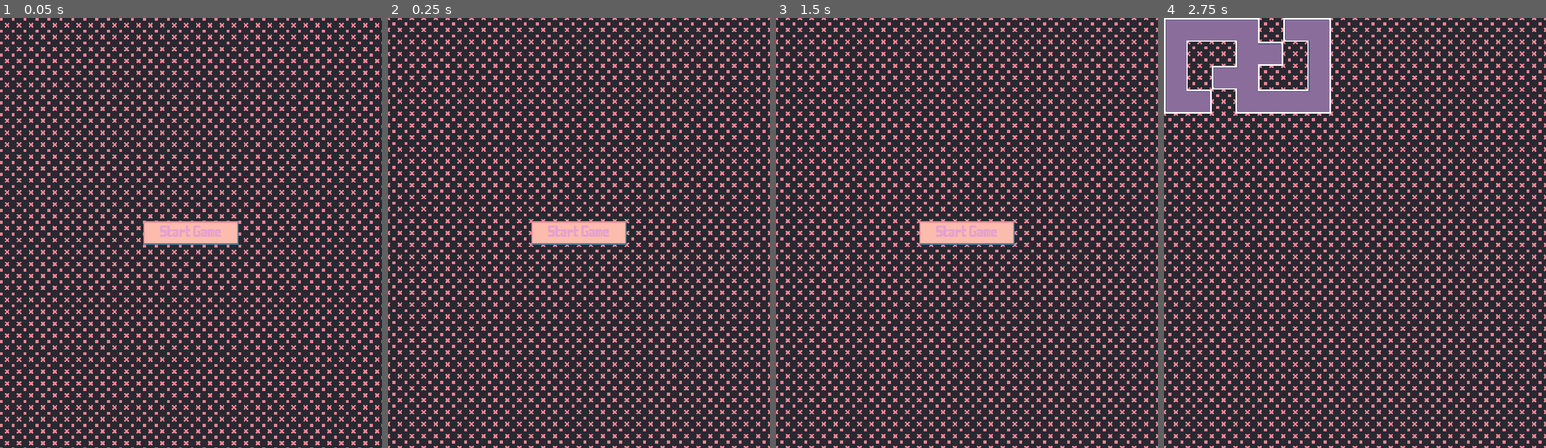
Above: before the commit, frames 1-4 (left to right).
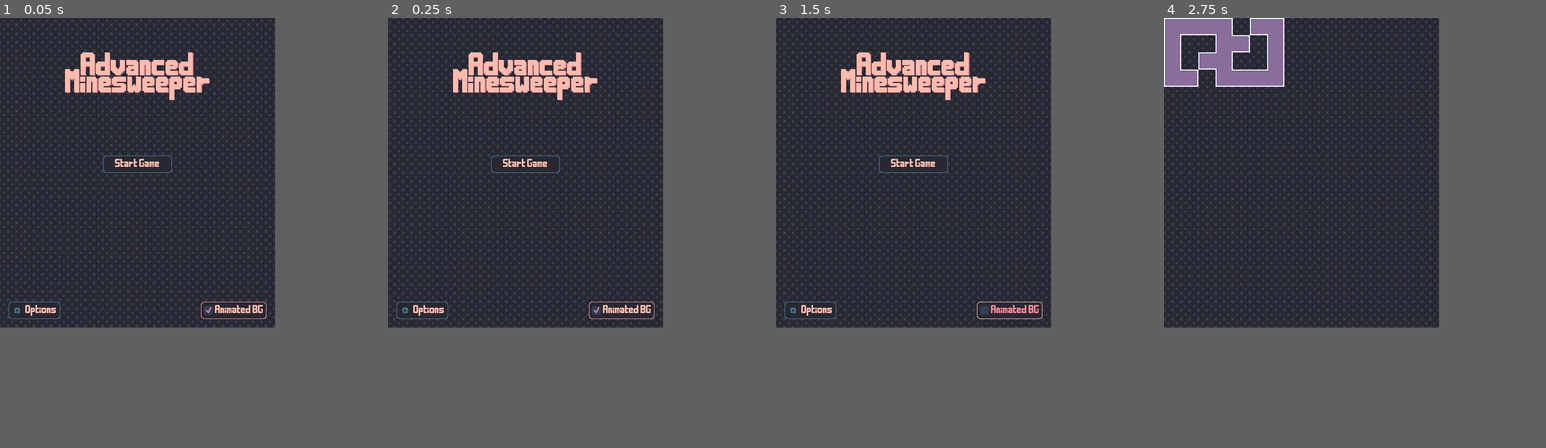
Above: after the commit, the same moments.

Repository: Kayno0o/minimalist-minesweeper
Game: Godot game, scene res://scenes/menu/main_menu/main_menu.tscn
Same seed, same stepped clock (60 frames per second), same inputs: the game is played once before the commit and once after it.
Inputs (mouse positions are in pixels of both pictures, inside the frame that each line leads up to):
- Up to frame 1 (0.05 s): no input
- Up to frame 2 (0.25 s): no input
- Up to frame 3 (1.5 s): click (821, 422) at 0.5 s, where only the run after the commit has a clickable "Options"; click (1100, 422) at 1.25 s, where only the run after the commit has a clickable "Animated BG"
- Up to frame 4 (2.75 s): click "Start Game" at 2 s
The window is 711x800 before the commit and 512x576 after it. Grey fills any space a smaller window leaves; there, only what the larger window draws over its background counts as a difference.

The runs differ from the first frame. In frame 1, 27% of the frame differs, in the area x 0-100%, y 0-100%; in frame 2, 27%; in frame 3, 27%; in frame 4, 28%.

Commit message:
feat: main menu WIP

Diff:
--- /dev/null
+++ b/assets/shaders/background.gdshader
@@ -0,0 +1,19 @@
+shader_type canvas_item;
+
+uniform vec2 region_size = vec2(16.0, 16.0); // Size of the region to tile
+uniform vec2 region_position = vec2(32.0, 0.0);
+global uniform bool animated_background;
+
+void fragment() {
+	vec2 texture_size = vec2(textureSize(TEXTURE, 0));
+
+	if (!animated_background) {
+    	COLOR = texture(TEXTURE, (mod(UV * texture_size, region_size) + region_position) / texture_size);
+	} else {
+	    // Get pixel coordinates in texture space
+	    vec2 uv = mod((UV + TIME/8.0) * texture_size, region_size);
+
+	    // Sample the texture with the new UV coordinates
+	    COLOR = texture(TEXTURE, (uv + region_position) / texture_size);
+	}
+}
--- a/assets/shaders/offset.gdshader
+++ /dev/null
@@ -1,20 +0,0 @@
-shader_type canvas_item;
-
-uniform float offset_speed = 0.00005;
-uniform vec2 region_size = vec2(16.0, 16.0); // Size of the region to tile
-uniform vec2 total_texture_size = vec2(128.0, 128.0); // Total size of the texture
-uniform vec2 region_position = vec2(32.0, 0.0);
-
-void fragment() {
-    // Convert UV to pixel space relative to the total texture size
-    vec2 uv = UV * total_texture_size;
-
-    // Restrict to the region you want to display (first 16x16 pixels in this case)
-    uv = mod(uv + TIME * offset_speed * total_texture_size.x, region_size) + region_position;
-
-    // Normalize UV back to [0, 1] range relative to the total texture size
-    uv /= total_texture_size;
-
-    // Sample the texture
-    COLOR = texture(TEXTURE, uv);
-}
--- a/assets/ui/bg.tres
+++ /dev/null
@@ -1,7 +0,0 @@
-[gd_resource type="AtlasTexture" load_steps=2 format=3 uid="uid://ddf1akjt0ix3x"]
-
-[ext_resource type="Texture2D" uid="uid://dvst1mvub3t2n" path="res://assets/ui/ui.png" id="1_6qvu7"]
-
-[resource]
-atlas = ExtResource("1_6qvu7")
-region = Rect2(32, 0, 16, 16)
--- a/assets/ui/theme.tres
+++ b/assets/ui/theme.tres
@@ -1,14 +1,46 @@
-[gd_resource type="Theme" load_steps=7 format=3 uid="uid://dhq8le66f6khp"]
+[gd_resource type="Theme" load_steps=12 format=3 uid="uid://dhq8le66f6khp"]
 
 [ext_resource type="Texture2D" uid="uid://dvst1mvub3t2n" path="res://assets/ui/ui.png" id="1_oetkk"]
 
-[sub_resource type="StyleBoxTexture" id="StyleBoxTexture_tnh4u"]
+[sub_resource type="StyleBoxTexture" id="StyleBoxTexture_n76ht"]
 texture = ExtResource("1_oetkk")
-texture_margin_left = 4.0
-texture_margin_top = 4.0
-texture_margin_right = 4.0
-texture_margin_bottom = 4.0
+texture_margin_left = 6.0
+texture_margin_top = 6.0
+texture_margin_right = 6.0
+texture_margin_bottom = 6.0
+region_rect = Rect2(64, 32, 16, 16)
+
+[sub_resource type="StyleBoxTexture" id="StyleBoxTexture_5ogqb"]
+texture = ExtResource("1_oetkk")
+texture_margin_left = 6.0
+texture_margin_top = 6.0
+texture_margin_right = 6.0
+texture_margin_bottom = 6.0
+region_rect = Rect2(80, 32, 16, 16)
+
+[sub_resource type="StyleBoxTexture" id="StyleBoxTexture_hcquo"]
+texture = ExtResource("1_oetkk")
+texture_margin_left = 6.0
+texture_margin_top = 6.0
+texture_margin_right = 6.0
+texture_margin_bottom = 6.0
 region_rect = Rect2(32, 32, 16, 16)
+
+[sub_resource type="StyleBoxTexture" id="StyleBoxTexture_a6v33"]
+texture = ExtResource("1_oetkk")
+texture_margin_left = 6.0
+texture_margin_top = 6.0
+texture_margin_right = 6.0
+texture_margin_bottom = 6.0
+region_rect = Rect2(48, 32, 16, 16)
+
+[sub_resource type="AtlasTexture" id="AtlasTexture_ogpyh"]
+atlas = ExtResource("1_oetkk")
+region = Rect2(32, 128, 16, 16)
+
+[sub_resource type="AtlasTexture" id="AtlasTexture_26l6h"]
+atlas = ExtResource("1_oetkk")
+region = Rect2(16, 128, 16, 16)
 
 [sub_resource type="AtlasTexture" id="AtlasTexture_5rgmq"]
 region = Rect2(0, 0, 32, 16)
@@ -23,19 +55,22 @@
 region = Rect2(32, 16, 32, 16)
 
 [resource]
-Button/colors/font_color = Color(0.901961, 0.631373, 0.811765, 1)
-Button/colors/font_disabled_color = Color(0.301961, 0.301961, 0.501961, 1)
-Button/colors/font_focus_color = Color(0.301961, 0.301961, 0.501961, 1)
-Button/colors/font_hover_color = Color(0.301961, 0.301961, 0.501961, 1)
-Button/colors/font_hover_pressed_color = Color(0.301961, 0.301961, 0.501961, 1)
-Button/colors/font_pressed_color = Color(0.301961, 0.301961, 0.501961, 1)
-Button/styles/disabled = SubResource("StyleBoxTexture_tnh4u")
-Button/styles/focus = SubResource("StyleBoxTexture_tnh4u")
-Button/styles/hover = SubResource("StyleBoxTexture_tnh4u")
-Button/styles/hover_pressed = SubResource("StyleBoxTexture_tnh4u")
-Button/styles/normal = SubResource("StyleBoxTexture_tnh4u")
-Button/styles/pressed = SubResource("StyleBoxTexture_tnh4u")
+Button/colors/font_color = Color(0.984314, 0.733333, 0.678431, 1)
+Button/colors/font_disabled_color = Color(0.160784, 0.156863, 0.192157, 1)
+Button/colors/font_focus_color = Color(0.933333, 0.52549, 0.584314, 1)
+Button/colors/font_hover_color = Color(0.933333, 0.52549, 0.584314, 1)
+Button/colors/font_hover_pressed_color = Color(0.933333, 0.52549, 0.584314, 1)
+Button/colors/font_pressed_color = Color(0.984314, 0.733333, 0.678431, 1)
+Button/styles/disabled = SubResource("StyleBoxTexture_n76ht")
+Button/styles/focus = SubResource("StyleBoxTexture_5ogqb")
+Button/styles/hover = SubResource("StyleBoxTexture_hcquo")
+Button/styles/hover_pressed = SubResource("StyleBoxTexture_a6v33")
+Button/styles/normal = SubResource("StyleBoxTexture_hcquo")
+Button/styles/pressed = SubResource("StyleBoxTexture_a6v33")
+CheckBox/icons/checked = SubResource("AtlasTexture_ogpyh")
+CheckBox/icons/unchecked = SubResource("AtlasTexture_26l6h")
 CheckButton/icons/checked = SubResource("AtlasTexture_5rgmq")
 CheckButton/icons/checked_disabled = SubResource("AtlasTexture_m7ftp")
 CheckButton/icons/unchecked = SubResource("AtlasTexture_ien5k")
 CheckButton/icons/unchecked_disabled = SubResource("AtlasTexture_dse2n")
+Label/colors/font_color = Color(0.984314, 0.733333, 0.678431, 1)
--- a/project.godot
+++ b/project.godot
@@ -13,15 +13,15 @@
 config/name="Advanced Minesweeper"
 run/main_scene="res://scenes/menu/main_menu/main_menu.tscn"
 config/features=PackedStringArray("4.3", "GL Compatibility")
+boot_splash/show_image=false
 config/icon="res://icon.svg"
 
 [display]
 
-window/size/viewport_width=1024
-window/size/viewport_height=1152
-window/stretch/mode="canvas_items"
+window/size/viewport_width=512
+window/size/viewport_height=576
+window/stretch/mode="viewport"
 window/stretch/aspect="expand"
-window/stretch/scale=2.0
 window/handheld/orientation=1
 
 [gui]
@@ -56,3 +56,10 @@
 textures/canvas_textures/default_texture_filter=0
 renderer/rendering_method="gl_compatibility"
 renderer/rendering_method.mobile="gl_compatibility"
+
+[shader_globals]
+
+animated_background={
+"type": "bool",
+"value": true
+}
--- a/scenes/menu/background.tscn
+++ b/scenes/menu/background.tscn
@@ -1,16 +1,14 @@
 [gd_scene load_steps=4 format=3 uid="uid://bclavqqpokmq2"]
 
-[ext_resource type="Shader" path="res://assets/shaders/offset.gdshader" id="1_03la4"]
+[ext_resource type="Shader" path="res://assets/shaders/background.gdshader" id="1_03la4"]
 [ext_resource type="Texture2D" uid="uid://dvst1mvub3t2n" path="res://assets/ui/ui.png" id="2_mxwhm"]
 
 [sub_resource type="ShaderMaterial" id="ShaderMaterial_y0sn1"]
 shader = ExtResource("1_03la4")
-shader_parameter/offset_speed = 1.0
 shader_parameter/region_size = Vector2(16, 16)
-shader_parameter/total_texture_size = Vector2(128, 128)
 shader_parameter/region_position = Vector2(32, 0)
 
-[node name="Background" type="NinePatchRect"]
+[node name="Background" type="TextureRect"]
 material = SubResource("ShaderMaterial_y0sn1")
 anchors_preset = 15
 anchor_right = 1.0
@@ -18,6 +16,4 @@
 grow_horizontal = 2
 grow_vertical = 2
 texture = ExtResource("2_mxwhm")
-region_rect = Rect2(32, 0, 16, 16)
-axis_stretch_horizontal = 1
-axis_stretch_vertical = 1
+stretch_mode = 1
--- /dev/null
+++ b/scenes/menu/main_menu/check_button.gd
@@ -0,0 +1,11 @@
+extends CheckBox
+
+
+# Called when the node enters the scene tree for the first time.
+func _ready() -> void:
+	pass # Replace with function body.
+
+
+# Called every frame. 'delta' is the elapsed time since the previous frame.
+func _process(delta: float) -> void:
+	pass
--- a/scenes/menu/main_menu/main_menu.gd
+++ b/scenes/menu/main_menu/main_menu.gd
@@ -4,3 +4,7 @@
 
 func _on_start_pressed() -> void:
 	get_tree().change_scene_to_packed(game)
+
+
+func _on_check_button_toggled(toggled_on: bool) -> void:
+	RenderingServer.global_shader_parameter_set("animated_background", toggled_on)
--- a/scenes/menu/main_menu/main_menu.tscn
+++ b/scenes/menu/main_menu/main_menu.tscn
@@ -1,7 +1,33 @@
-[gd_scene load_steps=3 format=3 uid="uid://4kuxresjq8q1"]
+[gd_scene load_steps=12 format=3 uid="uid://4kuxresjq8q1"]
 
 [ext_resource type="Script" path="res://scenes/menu/main_menu/main_menu.gd" id="1_jg4ee"]
 [ext_resource type="PackedScene" uid="uid://bclavqqpokmq2" path="res://scenes/menu/background.tscn" id="2_r8t1q"]
+[ext_resource type="Theme" uid="uid://dhq8le66f6khp" path="res://assets/ui/theme.tres" id="3_rhcb6"]
+[ext_resource type="Texture2D" uid="uid://dvst1mvub3t2n" path="res://assets/ui/ui.png" id="4_khul5"]
+[ext_resource type="Script" path="res://scenes/menu/main_menu/check_button.gd" id="4_olf13"]
+
+[sub_resource type="InputEventKey" id="InputEventKey_x0igr"]
+device = -1
+keycode = 4194309
+
+[sub_resource type="InputEventKey" id="InputEventKey_rxl00"]
+device = -1
+keycode = 32
+unicode = 32
+
+[sub_resource type="Shortcut" id="Shortcut_tuptg"]
+events = [SubResource("InputEventKey_x0igr"), SubResource("InputEventKey_rxl00")]
+
+[sub_resource type="InputEventKey" id="InputEventKey_csbqa"]
+device = -1
+keycode = 4194305
+
+[sub_resource type="Shortcut" id="Shortcut_g0s7b"]
+events = [SubResource("InputEventKey_csbqa")]
+
+[sub_resource type="AtlasTexture" id="AtlasTexture_aj7b3"]
+atlas = ExtResource("4_khul5")
+region = Rect2(16, 80, 16, 16)
 
 [node name="MainMenu" type="Control"]
 layout_mode = 3
@@ -15,6 +41,24 @@
 [node name="Background" parent="." instance=ExtResource("2_r8t1q")]
 layout_mode = 1
 
+[node name="Label" type="Label" parent="."]
+layout_mode = 1
+anchors_preset = 5
+anchor_left = 0.5
+anchor_right = 0.5
+offset_left = -152.0
+offset_top = 64.0
+offset_right = 152.0
+offset_bottom = 160.0
+grow_horizontal = 2
+theme = ExtResource("3_rhcb6")
+theme_override_colors/font_shadow_color = Color(0.933333, 0.52549, 0.584314, 1)
+theme_override_constants/line_spacing = -25
+theme_override_font_sizes/font_size = 45
+text = "Advanced
+Minesweeper"
+horizontal_alignment = 1
+
 [node name="StartButton" type="Button" parent="."]
 layout_mode = 1
 anchors_preset = 8
@@ -23,11 +67,47 @@
 anchor_right = 0.5
 anchor_bottom = 0.5
 offset_left = -64.0
-offset_top = -16.0
+offset_top = -32.0
 offset_right = 64.0
-offset_bottom = 16.0
 grow_horizontal = 2
 grow_vertical = 2
+theme = ExtResource("3_rhcb6")
+shortcut = SubResource("Shortcut_tuptg")
 text = "Start Game"
 
+[node name="SettingsButton" type="Button" parent="."]
+layout_mode = 1
+anchors_preset = 2
+anchor_top = 1.0
+anchor_bottom = 1.0
+offset_left = 16.0
+offset_top = -48.0
+offset_right = 112.0
+offset_bottom = -16.0
+grow_vertical = 0
+theme = ExtResource("3_rhcb6")
+shortcut = SubResource("Shortcut_g0s7b")
+text = "Options"
+icon = SubResource("AtlasTexture_aj7b3")
+expand_icon = true
+
+[node name="CheckButton" type="CheckBox" parent="."]
+layout_mode = 1
+anchors_preset = 3
+anchor_left = 1.0
+anchor_top = 1.0
+anchor_right = 1.0
+anchor_bottom = 1.0
+offset_left = -48.0
+offset_top = -48.0
+offset_right = -16.0
+offset_bottom = -16.0
+grow_horizontal = 0
+grow_vertical = 0
+theme = ExtResource("3_rhcb6")
+button_pressed = true
+text = "Animated BG"
+script = ExtResource("4_olf13")
+
 [connection signal="pressed" from="StartButton" to="." method="_on_start_pressed"]
+[connection signal="toggled" from="CheckButton" to="." method="_on_check_button_toggled"]
Binary file changed: assets/ui/ui.aseprite
Binary file changed: assets/ui/ui.png
